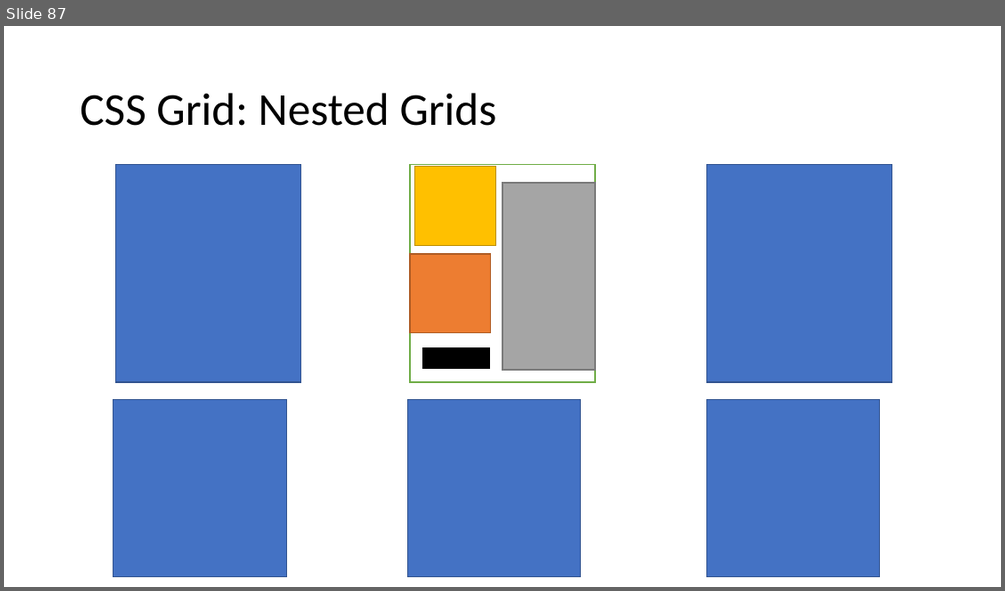
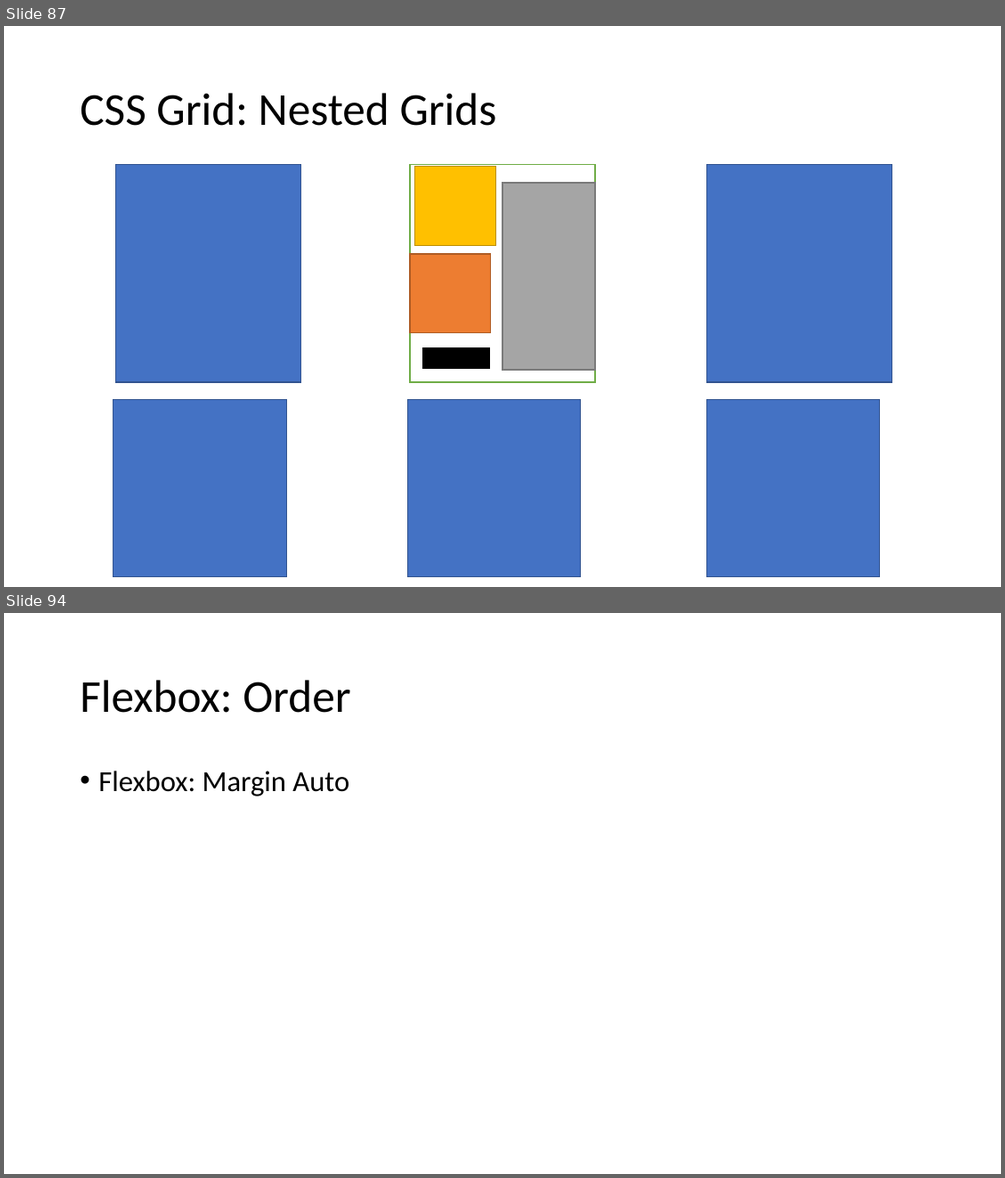
Before and after one commit to PiyushChaturvedii/Batch04, a slide deck: CSS.pptx. Shown one above the other, each under a label of ours: slide 87 before the commit, slides 87 and 94 after it; the slides between them are not shown. The pictures are 1005x591 and 1005x1178 pixels, drawn with LibreOffice and Linux fonts; fonts in the diff are those of the drawing. Boxes give left, top, right and bottom in pixels: in the first picture for what was removed or moved away, otherwise in the second. Text is boxed around its words. In the diff, an @@ line names an element or a change of style, - is before the commit and + after.

Commit message:
flexbox

```diff
--- a/CSS.pptx
+++ b/CSS.pptx
@@ slide 94 added at bbox=[4, 613, 1001, 1174], background #FFFFFF @@
@@ title added at bbox=[80, 680, 350, 713], 44 pt, text #000000 @@
+Flexbox: Order
@@ text added at bbox=[98, 771, 349, 796], 28 pt, text #000000 @@
+• Flexbox: Margin Auto
```
Also in this commit, not shown: 8 other slides added, 6 other files.
